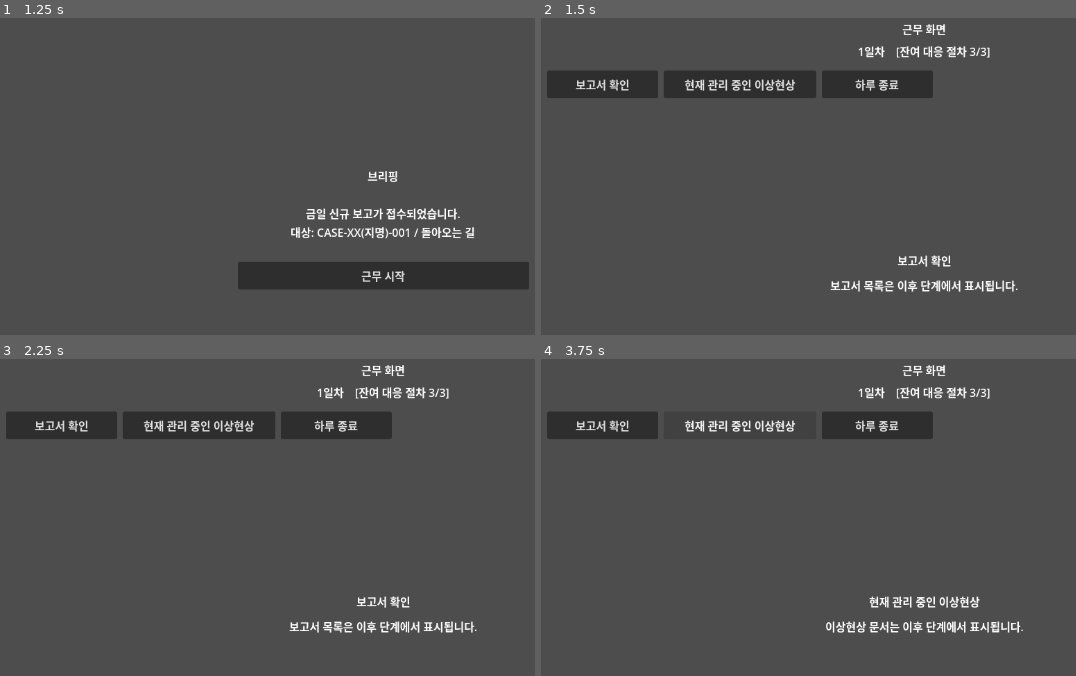
Above: before the commit, frames 1-4 (two rows, left to right).
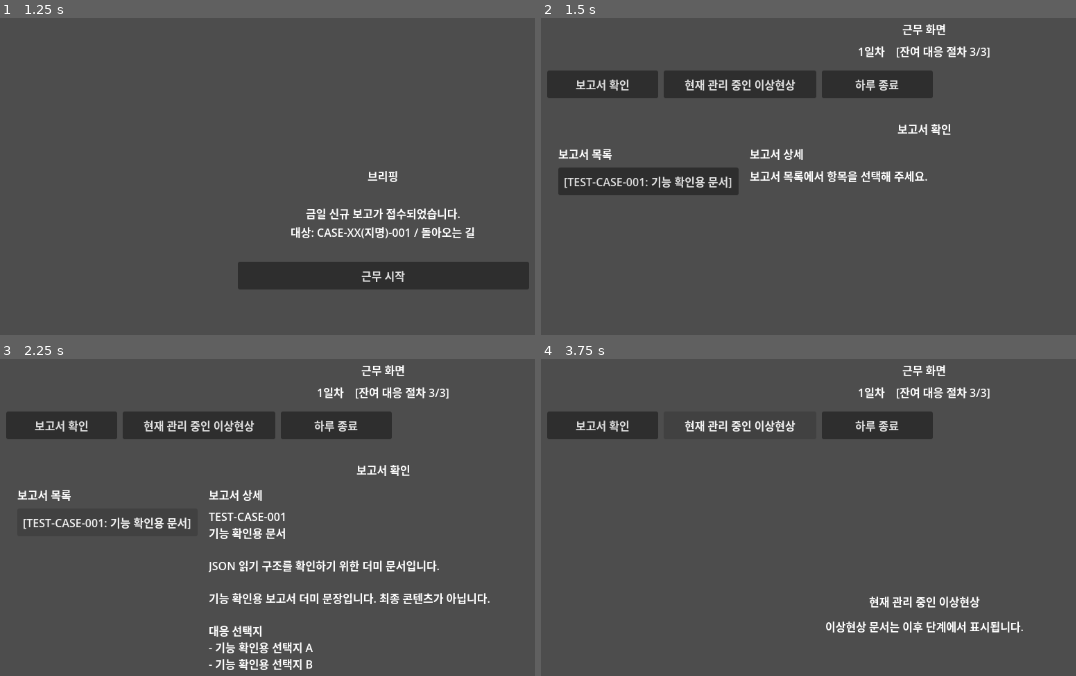
Above: after the commit, the same moments.

Repository: maze4670/AnomalyManagementBranch
Game: Godot game, scene res://scenes/main_menu/MainMenu.tscn
Two runs of this game, one before a commit and one after it. Both use one fixed random seed, a clock stepped at 60 frames per second and the inputs below. The project has no main scene, so this scene is started directly.
Inputs (mouse positions are in pixels of both pictures, inside the frame that each line leads up to):
- Up to frame 1 (1.25 s): click "근무 시작" at 0.5 s
- Up to frame 2 (1.5 s): click "근무 시작" at 1.25 s
- Up to frame 3 (2.25 s): click (107, 523) at 2 s, where only the run after the commit has a clickable "[TEST-CASE-001: 기능 확인용 문서]"
- Up to frame 4 (3.75 s): click "보고서 확인" at 2.75 s; click "현재 관리 중인 이상현상" at 3.5 s

Frame 1 is identical in both runs. In frame 2, 4.7% of the frame differs, in the area x 3-90%, y 33-87%; in frame 3, 4.9%, in the area x 3-92%, y 33-99%; in frame 4, nothing differs.

Commit message:
Fix DataManager JSON parse type warning

Diff:
--- a/scenes/work/ReportTab.tscn
+++ b/scenes/work/ReportTab.tscn
@@ -11,26 +11,57 @@
 grow_vertical = 2
 script = ExtResource("1_report")
 
-[node name="CenterContainer" type="CenterContainer" parent="."]
+[node name="RootContainer" type="VBoxContainer" parent="."]
 layout_mode = 1
 anchors_preset = 15
 anchor_right = 1.0
 anchor_bottom = 1.0
+offset_left = 16.0
+offset_top = 16.0
+offset_right = -16.0
+offset_bottom = -16.0
 grow_horizontal = 2
 grow_vertical = 2
-
-[node name="ContentContainer" type="VBoxContainer" parent="CenterContainer"]
-layout_mode = 2
 theme_override_constants/separation = 12
 
-[node name="TitleLabel" type="Label" parent="CenterContainer/ContentContainer"]
+[node name="TitleLabel" type="Label" parent="RootContainer"]
 layout_mode = 2
 text = "보고서 확인"
 horizontal_alignment = 1
 vertical_alignment = 1
 
-[node name="GuideLabel" type="Label" parent="CenterContainer/ContentContainer"]
+[node name="ContentContainer" type="HBoxContainer" parent="RootContainer"]
 layout_mode = 2
-text = "보고서 목록은 이후 단계에서 표시됩니다."
-horizontal_alignment = 1
-vertical_alignment = 1
+size_flags_vertical = 3
+theme_override_constants/separation = 16
+
+[node name="ReportListContainer" type="VBoxContainer" parent="RootContainer/ContentContainer"]
+custom_minimum_size = Vector2(260, 0)
+layout_mode = 2
+theme_override_constants/separation = 8
+
+[node name="ReportListLabel" type="Label" parent="RootContainer/ContentContainer/ReportListContainer"]
+layout_mode = 2
+text = "보고서 목록"
+
+[node name="ReportButton" type="Button" parent="RootContainer/ContentContainer/ReportListContainer"]
+custom_minimum_size = Vector2(260, 40)
+layout_mode = 2
+text = "보고서 불러오는 중"
+
+[node name="DetailContainer" type="VBoxContainer" parent="RootContainer/ContentContainer"]
+layout_mode = 2
+size_flags_horizontal = 3
+theme_override_constants/separation = 8
+
+[node name="DetailLabel" type="Label" parent="RootContainer/ContentContainer/DetailContainer"]
+layout_mode = 2
+text = "보고서 상세"
+
+[node name="DetailText" type="RichTextLabel" parent="RootContainer/ContentContainer/DetailContainer"]
+layout_mode = 2
+size_flags_vertical = 3
+text = "보고서 목록에서 항목을 선택해 주세요."
+fit_content = true
+
+[connection signal="pressed" from="RootContainer/ContentContainer/ReportListContainer/ReportButton" to="." method="_on_report_button_pressed"]
--- a/scripts/data/data_manager.gd
+++ b/scripts/data/data_manager.gd
@@ -4,11 +4,11 @@
 	if not FileAccess.file_exists(path):
 		return {}
 
-	var file := FileAccess.open(path, FileAccess.READ)
+	var file: FileAccess = FileAccess.open(path, FileAccess.READ)
 	if file == null:
 		return {}
 
-	var parsed := JSON.parse_string(file.get_as_text())
+	var parsed: Variant = JSON.parse_string(file.get_as_text())
 	if typeof(parsed) != TYPE_DICTIONARY:
 		return {}
 
--- a/scripts/ui/work/report_tab.gd
+++ b/scripts/ui/work/report_tab.gd
@@ -1 +1,61 @@
 extends Control
+
+const CASE_ID := "case_001"
+const DATA_MANAGER_SCRIPT := preload("res://scripts/data/data_manager.gd")
+
+@onready var report_button: Button = $RootContainer/ContentContainer/ReportListContainer/ReportButton
+@onready var detail_text: RichTextLabel = $RootContainer/ContentContainer/DetailContainer/DetailText
+
+var case_document: Dictionary = {}
+var case_reports: Dictionary = {}
+
+
+func _ready() -> void:
+	var data_manager := DATA_MANAGER_SCRIPT.new()
+	case_document = data_manager.load_case_document(CASE_ID)
+	case_reports = data_manager.load_case_reports(CASE_ID)
+	data_manager.free()
+	_update_report_list()
+
+
+func _update_report_list() -> void:
+	var display_id := str(case_document.get("display_id", ""))
+	var alias := str(case_document.get("alias", ""))
+
+	if display_id.is_empty() or alias.is_empty():
+		report_button.text = "표시할 보고서가 없습니다."
+		report_button.disabled = true
+		return
+
+	report_button.text = "[%s: %s]" % [display_id, alias]
+	report_button.disabled = false
+
+
+func _on_report_button_pressed() -> void:
+	var nodes: Array = case_reports.get("nodes", [])
+	if nodes.is_empty() or typeof(nodes[0]) != TYPE_DICTIONARY:
+		detail_text.text = "보고서 상세를 표시할 수 없습니다."
+		return
+
+	var report_node: Dictionary = nodes[0]
+	var choices: Array = report_node.get("choices", [])
+	var choice_lines := PackedStringArray()
+
+	for choice in choices:
+		if typeof(choice) == TYPE_DICTIONARY:
+			var choice_text := str(choice.get("choice_text", ""))
+			if not choice_text.is_empty():
+				choice_lines.append("- %s" % choice_text)
+
+	var detail_lines := PackedStringArray([
+		str(case_document.get("display_id", "")),
+		str(case_document.get("alias", "")),
+		"",
+		str(case_document.get("basic_description", "")),
+		"",
+		str(report_node.get("report_text", "")),
+		"",
+		"대응 선택지",
+		"\n".join(choice_lines)
+	])
+	detail_text.text = "\n".join(detail_lines)
